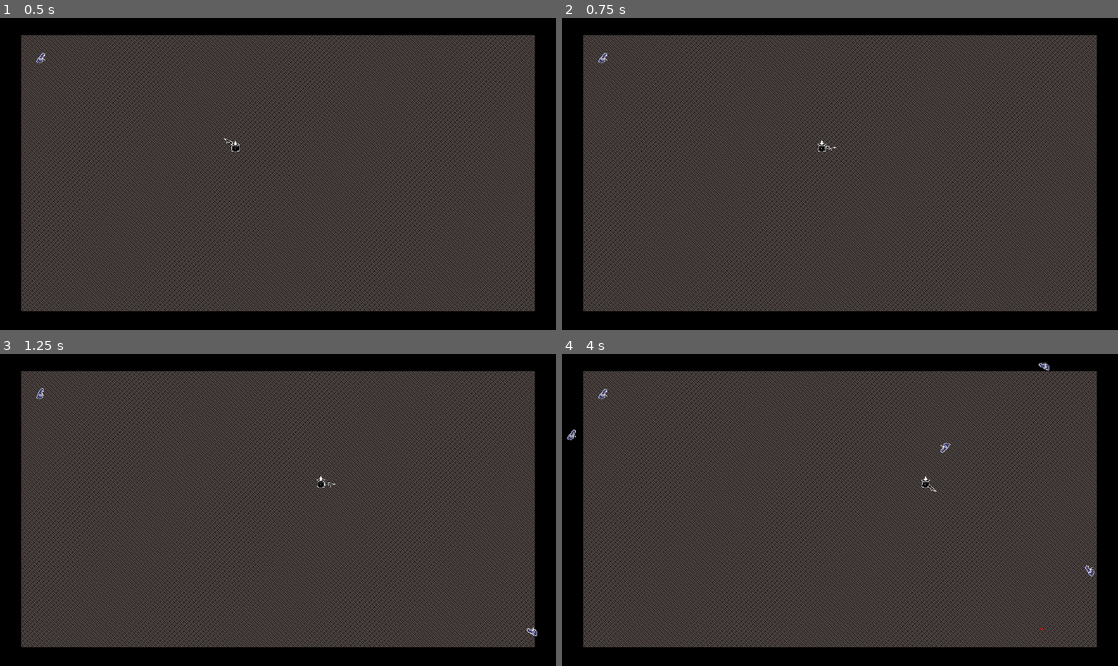
Above: before the commit, frames 1-4 (two rows, left to right).
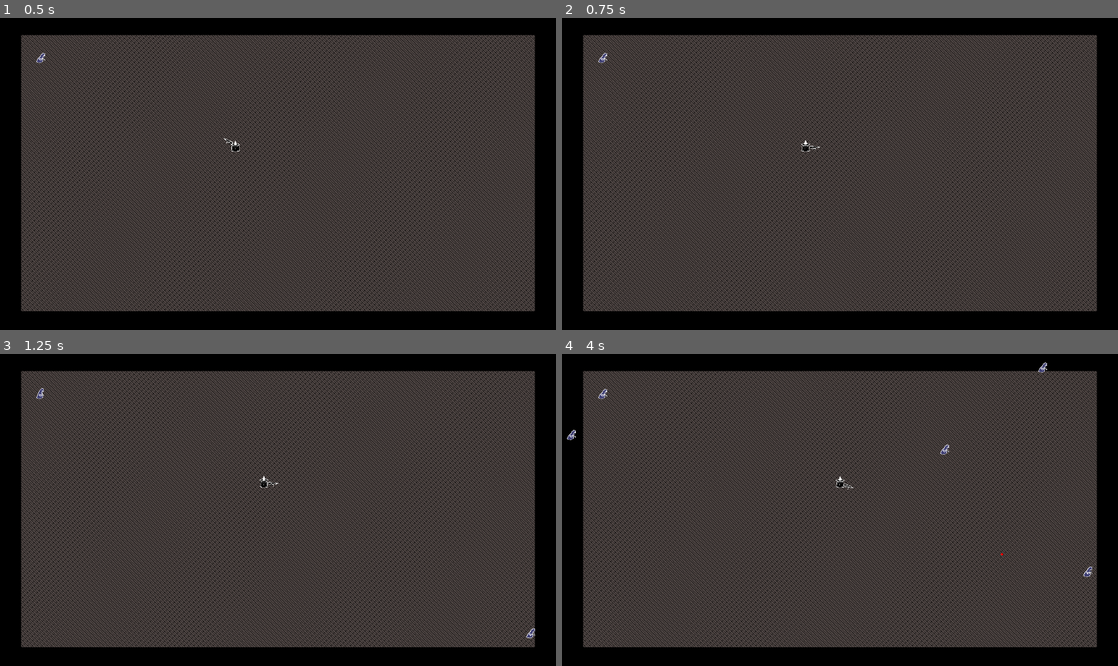
Above: after the commit, the same moments.

Repository: pablopenna/out-of-philosophers-stones
Game: Godot game, scene res://scenes/main.tscn
The game is run twice, just before and just after one commit, with the same random seed, the same clock (stepped at 60 frames per second) and the same inputs.
Inputs (mouse positions are in pixels of both pictures, inside the frame that each line leads up to):
- Up to frame 1 (0.5 s): no input
- Up to frame 2 (0.75 s): tap Enter at 0.5 s; move the mouse to (962, 158) at 0.52 s; hold D (move_right) from 0.53 s (still down); hold Shift (walk, bound only after the commit) from 0.53 s (still down)
- Up to frame 3 (1.25 s): keep holding D (move_right); keep holding Shift (walk, bound only after the commit)
- Up to frame 4 (4 s): move the mouse to (728, 525) at 1.27 s; release D (move_right) at 1.28 s; release Shift (walk, bound only after the commit) at 1.28 s; hold S (move_down) 1.28-2.03 s; click (728, 525) at 1.35 s; tap Shift (walk, bound only after the commit) at 1.55, 2.85 s; move the mouse to (895, 441) at 2.02 s; hold D (move_right) 2.03-2.78 s; hold Shift (walk, bound only after the commit) 2.03-2.78 s; move the mouse to (812, 572) at 2.77 s; hold W (move_up) 2.78-3.53 s; move the mouse to (1006, 556) at 3.52 s; hold A (move_left) from 3.53 s (still down); hold Shift (walk, bound only after the commit) from 3.53 s (still down); click (1006, 556) at 3.6 s

Frame 1 is identical in both runs. In frame 2, 0.1% of the frame differs, in the area x 43-50%, y 39-43%; in frame 3, 0.1%; in frame 4, 0.3%, in the area x 0-96%, y 2-89%.

Commit message:
Allow player to move slower when pressing Shift

Diff:
--- a/project.godot
+++ b/project.godot
@@ -63,6 +63,11 @@
 , Object(InputEventKey,"resource_local_to_scene":false,"resource_name":"","device":-1,"window_id":0,"alt_pressed":false,"shift_pressed":false,"ctrl_pressed":false,"meta_pressed":false,"pressed":false,"keycode":0,"physical_keycode":32,"key_label":0,"unicode":32,"echo":false,"script":null)
 ]
 }
+walk={
+"deadzone": 0.5,
+"events": [Object(InputEventKey,"resource_local_to_scene":false,"resource_name":"","device":-1,"window_id":0,"alt_pressed":false,"shift_pressed":false,"ctrl_pressed":false,"meta_pressed":false,"pressed":false,"keycode":0,"physical_keycode":4194325,"key_label":0,"unicode":0,"echo":false,"script":null)
+]
+}
 
 [layer_names]
 
--- a/scenes/player/player.gd
+++ b/scenes/player/player.gd
@@ -1,12 +1,14 @@
 class_name Player extends Entity
 
-const move_speed: int = 300
+const run_speed: int = 300
+const walk_speed: int = 100
 @export var animation_player: AnimationPlayer
 
 func _ready() -> void:
 	animation_player.play("Player/idle")
 
 func _physics_process(delta: float) -> void:
+	var move_speed: int = walk_speed if Input.is_action_pressed("walk") else run_speed
 	velocity = Vector2(
 		Input.get_axis("move_left", "move_right"),
 		Input.get_axis("move_up", "move_down")
--- a/scenes/stage_barrier/spawner.gd
+++ b/scenes/stage_barrier/spawner.gd
@@ -19,7 +19,7 @@
 	var direction: float = spawnLocation.rotation + PI / 2
 	# Add some randomness to the direction.
 	direction += randf_range(-PI / 4, PI / 4)
-	enemy.rotation = direction
+	# enemy.rotation = direction
 
 
 	# Choose the velocity for the enemy.
